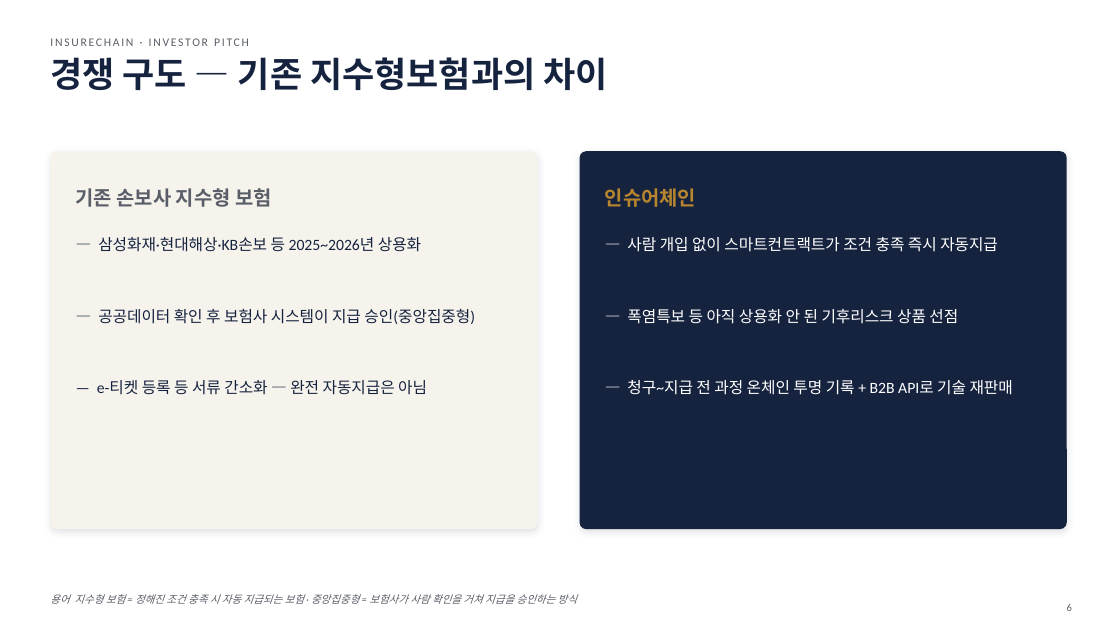
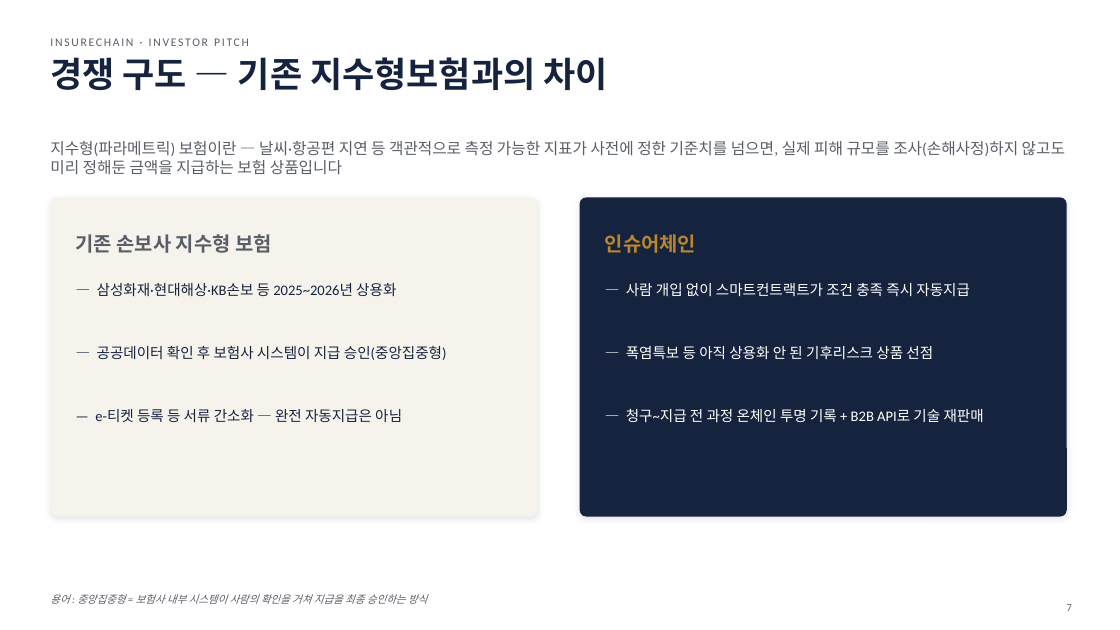
Before and after one commit to leeyonsei78/capstone_project_alpha, a slide deck: slide 7 of 인슈어체인_투자피칭_발표자료.pptx (slide 6 before the commit). Drawn at 1120x630 pixels with LibreOffice and Linux fonts; fonts in the diff are those of the drawing. Boxes give left, top, right and bottom in pixels: in the first picture for what was removed or moved away, otherwise in the second. Text is boxed around its words. In the diff, an @@ line names an element or a change of style, - is before the commit and + after.

```diff
--- a/인슈어체인_투자피칭_발표자료.pptx
+++ b/인슈어체인_투자피칭_발표자료.pptx
@@ text added at [50,141,1065,175], 13.5 pt, text #5A5E68 @@
+지수형(파라메트릭) 보험이란 — 날씨·항공편 지연 등 객관적으로 측정 가능한 지표가 사전에 정한 기준치를 넘으면, 실제 피해 규모를 조사(손해사정)하지 않고도 미리 정해둔 금액을 지급하는 보험 상품입니다
@@ rounded rectangle: place and size @@
-rounded rectangle at [50,151,538,529]
+rounded rectangle at [50,197,538,517]
@@ rounded rectangle at [50,197,538,517]: proportions changed @@
@@ rounded rectangle at [580,197,1067,517]: proportions changed @@
@@ rounded rectangle: place and size @@
-rounded rectangle at [580,151,1067,529]
+rounded rectangle at [580,197,1067,517]
@@ text "기존 손보사 지수형 보험": place and size @@
-text "기존 손보사 지수형 보험" at [76,188,272,207]
+text "기존 손보사 지수형 보험" at [76,234,272,253]
@@ text "인슈어체인": place and size @@
-text "인슈어체인" at [605,188,696,207]
+text "인슈어체인" at [605,234,696,253]
@@ text "— 삼성화재·현대해상·KB손보 등 2025~2026년 상용화": place and size @@
-text "— 삼성화재·현대해상·KB손보 등 2025~2026년 상용화" at [98,237,421,252]
+text "— 삼성화재·현대해상·KB손보 등 2025~2026년 상용화" at [97,283,396,296]
@@ size 13.5 to 12.5 pt in 6 elements at [95,409,402,422], [626,409,984,422], [97,346,447,360], [626,346,933,359], [97,283,396,296], [626,283,970,296] @@
@@ text "— 사람 개입 없이 스마트컨트랙트가 ...": place and size @@
-text "— 사람 개입 없이 스마트컨트랙트가 ..." at [627,237,998,252]
+text "— 사람 개입 없이 스마트컨트랙트가 ..." at [626,283,970,296]
@@ text "— 공공데이터 확인 후 보험사 ...": place and size @@
-text "— 공공데이터 확인 후 보험사 ..." at [98,309,475,324]
+text "— 공공데이터 확인 후 보험사 ..." at [97,346,447,360]
@@ text "— 폭염특보 등 아직 상용화 ...": place and size @@
-text "— 폭염특보 등 아직 상용화 ..." at [627,309,958,324]
+text "— 폭염특보 등 아직 상용화 ..." at [626,346,933,359]
@@ text "— e-티켓 등록 등 서류 ...": place and size @@
-text "— e-티켓 등록 등 서류 ..." at [97,380,427,395]
+text "— e-티켓 등록 등 서류 ..." at [95,409,402,422]
@@ text "— 청구~지급 전 과정 온체인 ...": place and size @@
-text "— 청구~지급 전 과정 온체인 ..." at [627,380,1013,395]
+text "— 청구~지급 전 과정 온체인 ..." at [626,409,984,422]
@@ text at [50,594,427,604]: text changed @@
-용어 지수형 보험 = 정해진 조건 충족 시 자동 지급되는 보험 · 중앙집중형 = 보험사가 사람 확인을 거쳐 지급을 승인하는 방식
+용어 : 중앙집중형 = 보험사 내부 시스템이 사람의 확인을 거쳐 지급을 최종 승인하는 방식
@@ page number at [1067,604,1072,611]: text changed @@
-6
+7
```
Also in this commit, not shown: 13 other slides changed, 1 slide added.
